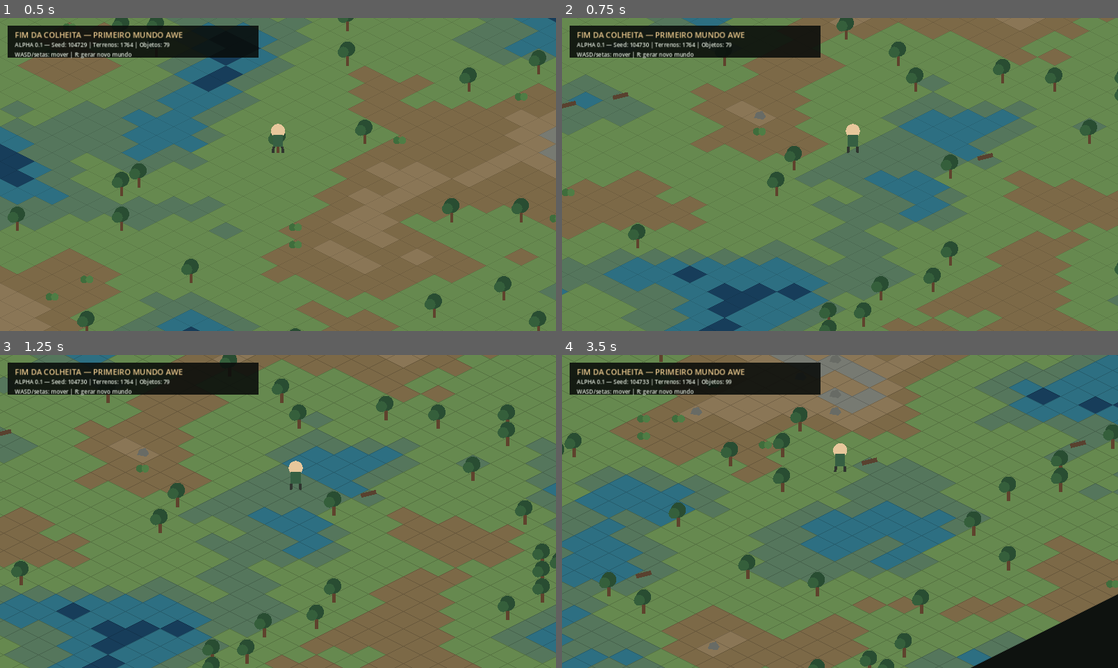
Above: before the commit, frames 1-4 (two rows, left to right).
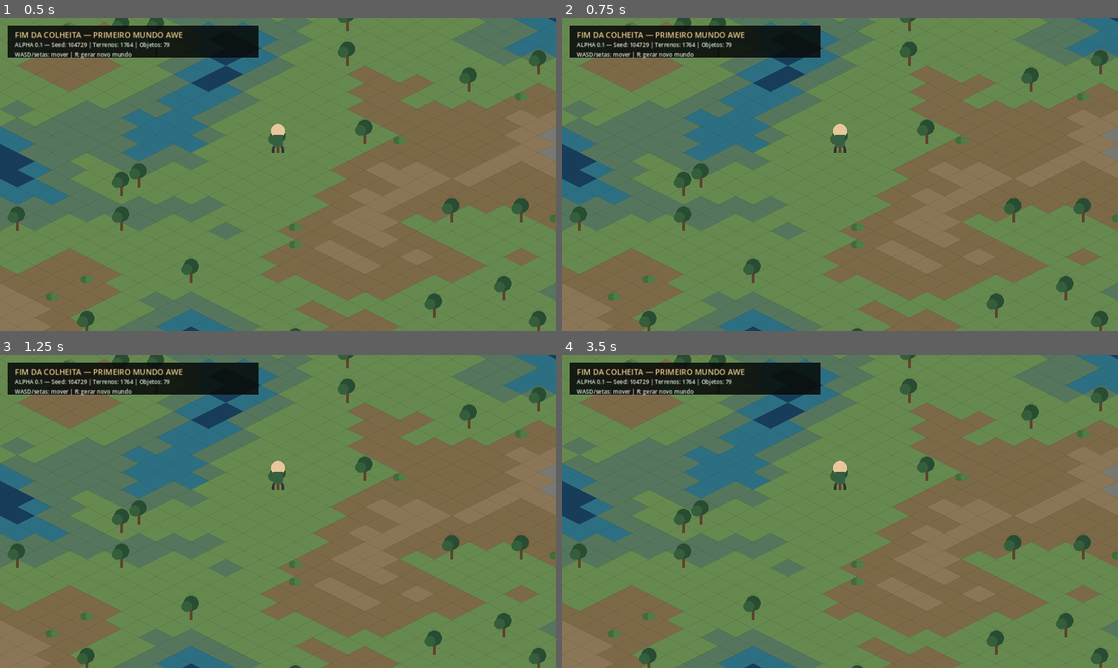
Above: after the commit, the same moments.

Repository: pabloradamez10-byte/fim-da-colheita-godot
Game: Godot game, scene res://scenes/main.tscn
Same seed, same stepped clock (60 frames per second), same inputs: the game is played once before the commit and once after it.
Inputs:
- Up to frame 1 (0.5 s): no input
- Up to frame 2 (0.75 s): tap Enter at 0.5 s; hold D (move_right, bound only before the commit) from 0.53 s (still down); hold R (regenerate_world, bound only before the commit) from 0.53 s (still down)
- Up to frame 3 (1.25 s): keep holding D (move_right, bound only before the commit); keep holding R (regenerate_world, bound only before the commit)
- Up to frame 4 (3.5 s): release D (move_right, bound only before the commit) at 1.28 s; release R (regenerate_world, bound only before the commit) at 1.28 s; hold S (move_down, bound only before the commit) 1.28-2.03 s; tap R (regenerate_world, bound only before the commit) at 1.35, 2.85 s; hold D (move_right, bound only before the commit) 2.03-2.78 s; hold R (regenerate_world, bound only before the commit) 2.03-2.78 s; hold W (move_up, bound only before the commit) from 2.78 s (still down)

Frame 1 is identical in both runs. In frame 2, 54% of the frame differs, in the area x 0-100%, y 0-100%; in frame 3, 53%; in frame 4, 61%.

Commit message:
Simplifica entradas para ampliar compatibilidade do protótipo

Diff:
--- a/project.godot
+++ b/project.godot
@@ -19,25 +19,3 @@
 renderer/rendering_method="gl_compatibility"
 renderer/rendering_method.mobile="gl_compatibility"
 environment/defaults/default_clear_color=Color(0.055, 0.071, 0.059, 1)
-
-[input]
-move_left={
-"deadzone": 0.5,
-"events": [Object(InputEventKey,"physical_keycode":65), Object(InputEventKey,"physical_keycode":4194311)]
-}
-move_right={
-"deadzone": 0.5,
-"events": [Object(InputEventKey,"physical_keycode":68), Object(InputEventKey,"physical_keycode":4194313)]
-}
-move_up={
-"deadzone": 0.5,
-"events": [Object(InputEventKey,"physical_keycode":87), Object(InputEventKey,"physical_keycode":4194320)]
-}
-move_down={
-"deadzone": 0.5,
-"events": [Object(InputEventKey,"physical_keycode":83), Object(InputEventKey,"physical_keycode":4194322)]
-}
-regenerate_world={
-"deadzone": 0.5,
-"events": [Object(InputEventKey,"physical_keycode":82)]
-}
